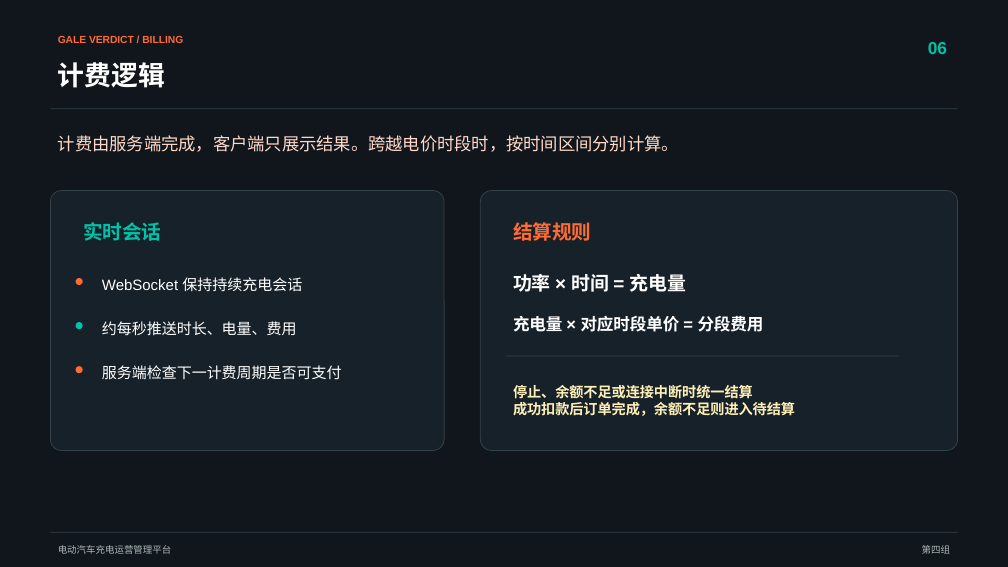
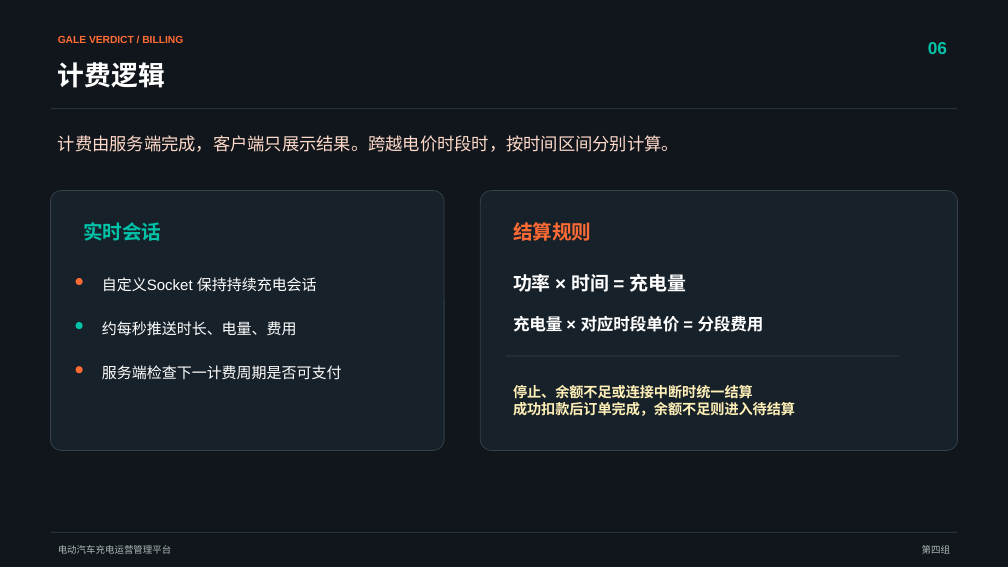
Before and after one commit to Gale-Verdict/Gale-Verdict-software-developing, a slide deck: slide 6 of 项目路演ppt-第四组2.0.pptx. Drawn at 1008x567 pixels with LibreOffice and Linux fonts; fonts in the diff are those of the drawing. Boxes give left, top, right and bottom in pixels: in the first picture for what was removed or moved away, otherwise in the second. Text is boxed around its words. In the diff, an @@ line names an element or a change of style, - is before the commit and + after.

```diff
--- a/项目路演ppt-第四组2.0.pptx
+++ b/项目路演ppt-第四组2.0.pptx
@@ text at bbox=[102, 277, 317, 291]: text changed @@
-WebSocket 保持持续充电会话
+自定义Socket 保持持续充电会话
```
Also in this commit, not shown: 3 other slides changed, 2 slides added, 2 other files.
